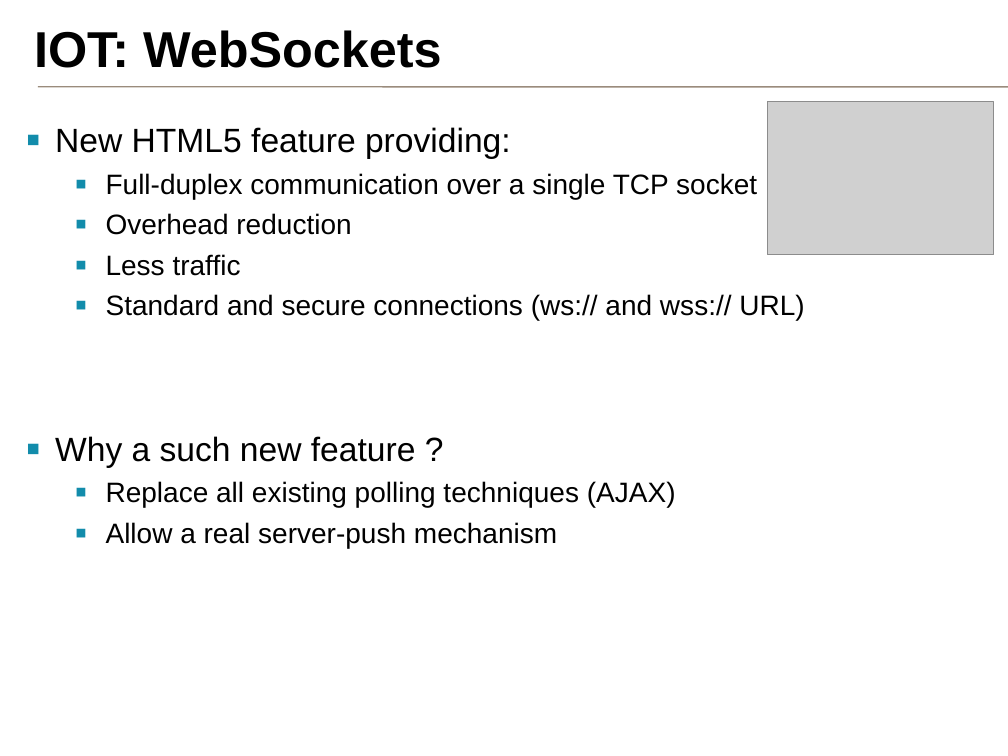
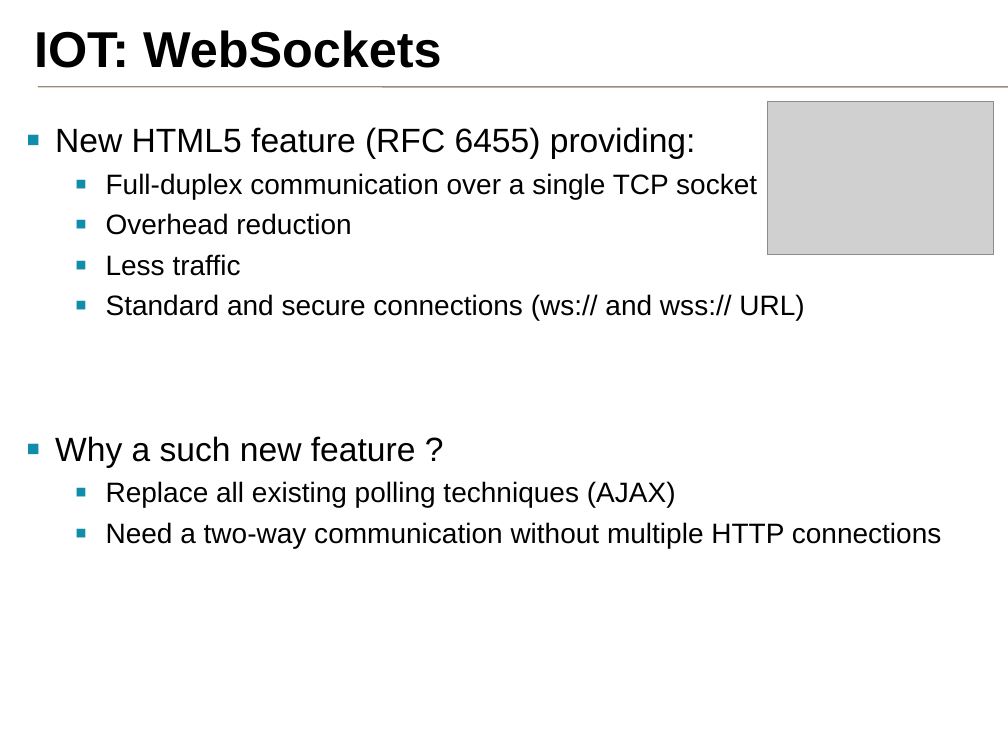
Before and after one commit to samux/ARM-internship-report, a slide deck: slide 6 of presentation_en/pres.pptx (slide 5 before the commit). Drawn at 1008x756 pixels with LibreOffice and Linux fonts; fonts in the diff are those of the drawing; grey boxes stand for pictures; background and template pictures are left out. Boxes give left, top, right and bottom in pixels: in the first picture for what was removed or moved away, otherwise in the second. Text is boxed around its words. In the diff, an @@ line names an element or a change of style, - is before the commit and + after.

```diff
--- a/presentation_en/pres.pptx
+++ b/presentation_en/pres.pptx
@@ text at bbox=[55, 127, 696, 159]: text changed @@
-▪ New HTML5 feature providing:
+▪ New HTML5 feature (RFC 6455) providing:
@@ text at bbox=[106, 522, 942, 548]: text changed @@
-  ▪ Allow a real server-push mechanism
+  ▪ Need a two-way communication without multiple HTTP connections
```
Also in this commit, not shown: 2 other slides changed, 4 slides added, 1 slide removed, 1 other file.
